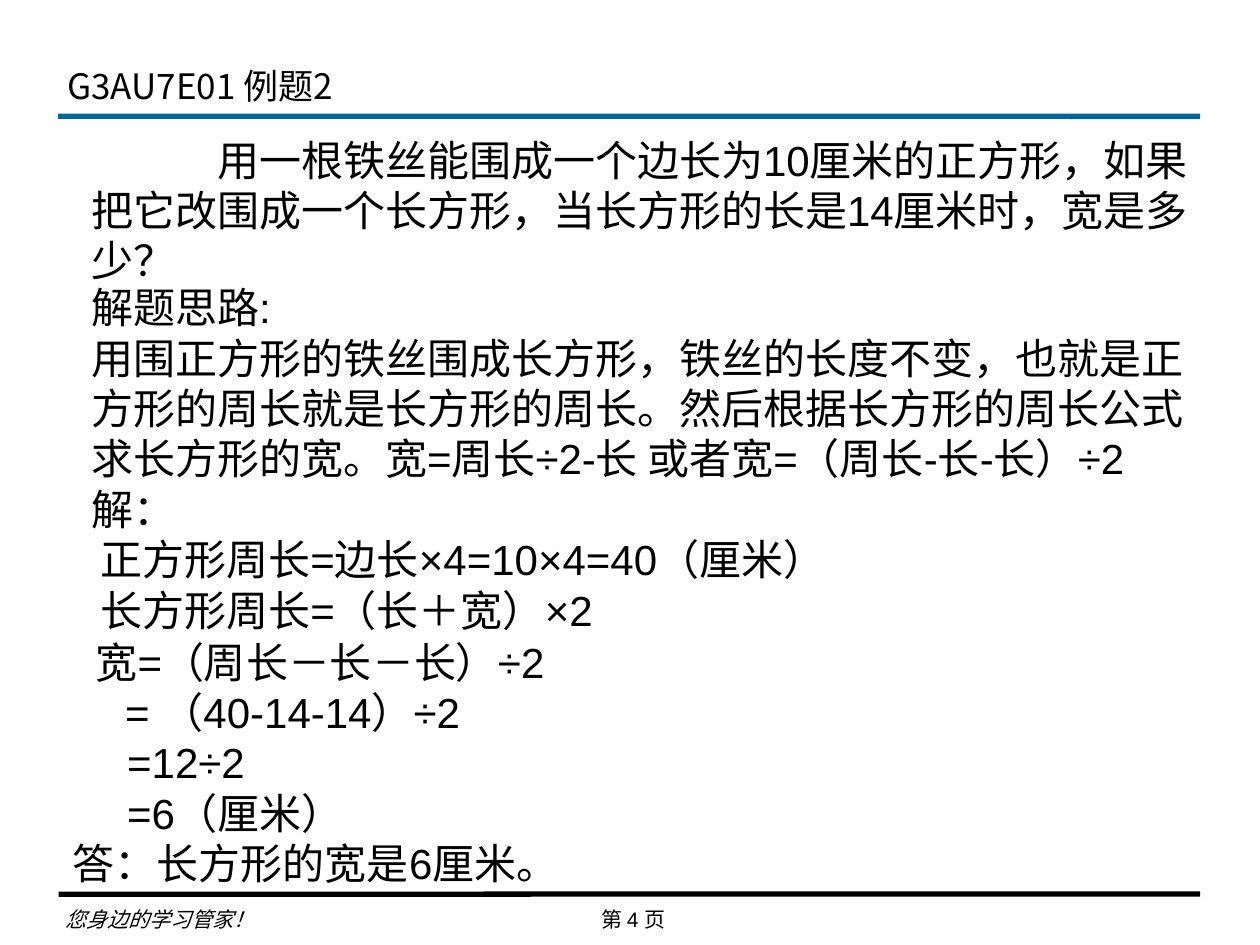
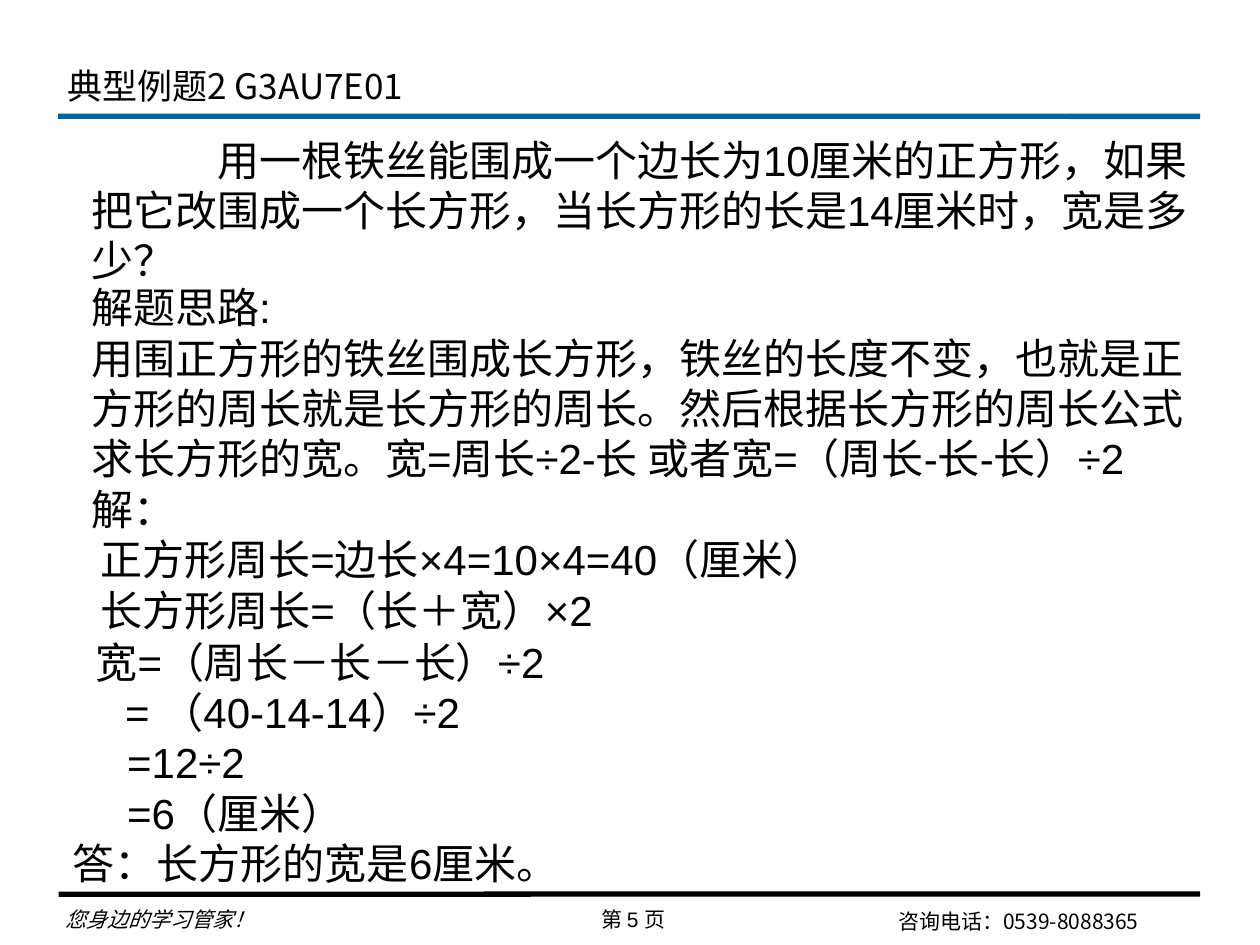
Before and after one commit to lihy68/JuvenHAM, a slide deck: slide 5 of 2017秋季/数学/三年级/3上7单元典型例题讲练.pptx (slide 4 before the commit). Drawn at 1260x945 pixels with LibreOffice and Linux fonts; fonts in the diff are those of the drawing; background and template pictures are left out. Boxes give left, top, right and bottom in pixels: in the first picture for what was removed or moved away, otherwise in the second. Text is boxed around its words. In the diff, an @@ line names an element or a change of style, - is before the commit and + after.

```diff
--- a/2017秋季/数学/三年级/3上7单元典型例题讲练.pptx
+++ b/2017秋季/数学/三年级/3上7单元典型例题讲练.pptx
@@ title at box(67, 69, 404, 102): text changed @@
-G3AU7E01 例题2
+典型例题2 G3AU7E01
@@ page number at box(601, 909, 665, 929): text changed @@
-第 4 页
+第 5 页
@@ text added at box(898, 911, 1138, 931), 12 pt, text #000000 @@
+咨询电话：0539-8088365
```
Also in this commit, not shown: 4 other slides changed, 2 slides added.
